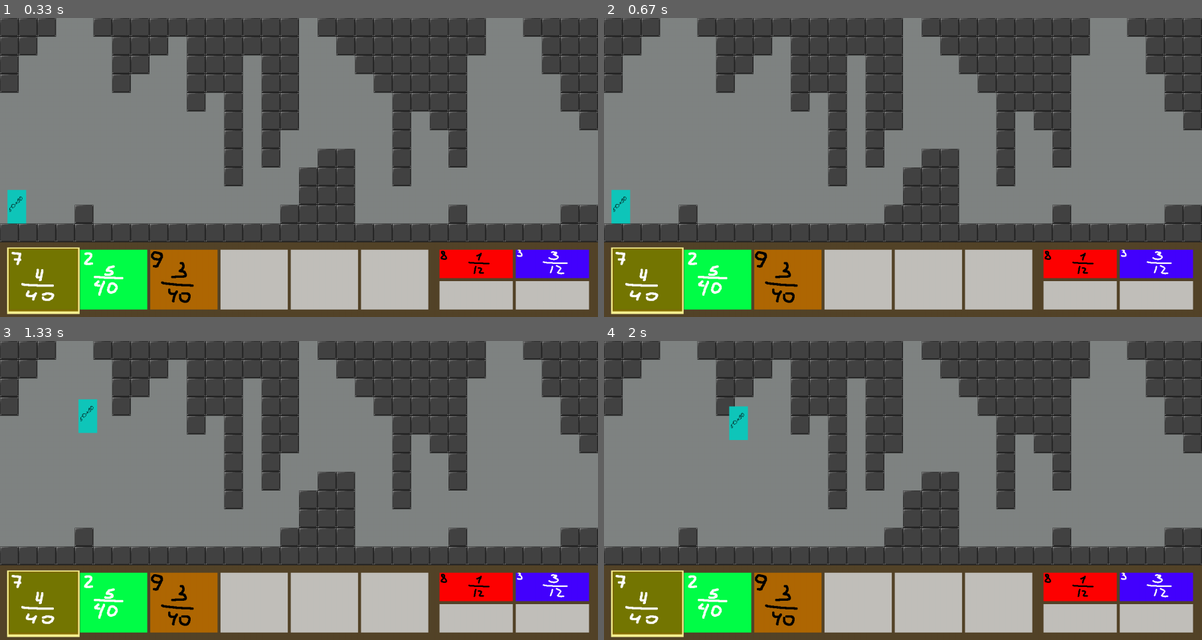
Above: before the commit, frames 1-4 (two rows, left to right).
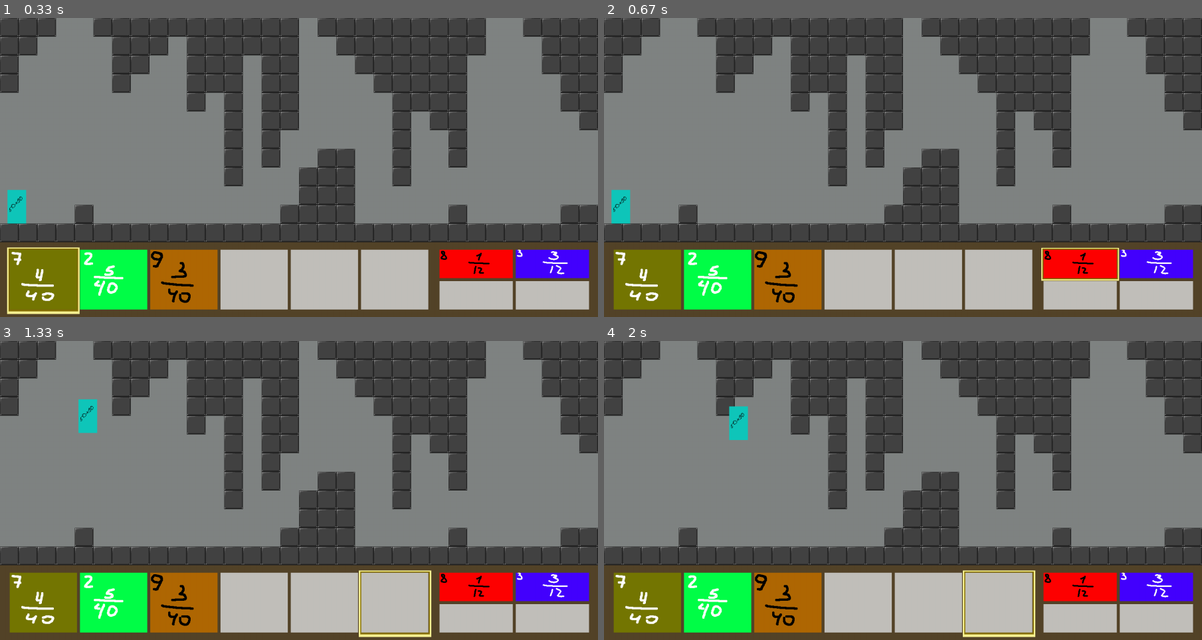
Above: after the commit, the same moments.

Repository: Kristal1ik/PyGame
Game: pygame game, started from Main.py
Same seed, same stepped clock (60 frames per second), same inputs: the game is played once before the commit and once after it.
Inputs:
- Up to frame 1 (0.33 s): no input
- Up to frame 2 (0.67 s): hold Right Ctrl from 0.33 s (still down); hold Right from 0.33 s (still down)
- Up to frame 3 (1.33 s): release Right Ctrl at 0.8 s; release Right at 0.8 s; hold Enter 0.83-1.3 s; hold Right 0.83-1.3 s; hold D 0.83-1.3 s; tap Space at 0.9, 1.2 s
- Up to frame 4 (2 s): tap Right Shift at 1.33 s; hold Right from 1.67 s (still down); hold D from 1.67 s (still down); tap Space at 1.73 s

Frame 1 is identical in both runs. In frame 2, 0.7% of the frame differs, in the area x 1-87%, y 76-100%; in frame 3, 1.0%, in the area x 1-73%, y 76-100%; in frame 4, 1.0%.

Commit message:
Update Arrow_file.py

Diff:
--- a/Arrow_file.py
+++ b/Arrow_file.py
@@ -35,21 +35,22 @@
 
         self.image = self.monster_arrow_image
 
-    def update(self, *args):
+    def update(self):
+        args = pygame.key.get_pressed()
         if self.arrow_poz == "Monst":  # если курсор в зоне карт с монстрами
-            if args and args[0][pygame.K_LEFT]:
+            if args and args[pygame.K_LEFT]:
                 if self.monster_arrow_poz > 1:
                     self.rect.left -= self.monster_move_length
                     self.monster_arrow_poz -= 1
                     # print(self.arrow_poz)
-            if args and args[0][pygame.K_RIGHT]:
+            if args and args[pygame.K_RIGHT]:
                 if self.monster_arrow_poz < self.max_monsters_quantity:
                     self.rect.left += self.monster_move_length
                     self.monster_arrow_poz += 1
                     # print(self.rect.x)
                     # print(self.arrow_poz)
 
-            if args and args[0][pygame.K_RCTRL]:
+            if args and args[pygame.K_RCTRL]:
                 self.image = self.food_arrow_image
 
                 self.rect.x = 1170
@@ -57,7 +58,7 @@
                 self.arrow_poz = "Food"
                 self.food_arrow_poz = 1
 
-            if args and args[0][pygame.K_RETURN]:
+            if args and args[pygame.K_RETURN]:
                 if self.monster_arrow_poz <= self.monster_card_quantity:
                     print('Monster card activated')  # вывод сообщения
 
@@ -68,7 +69,7 @@
                     else:
                         print("You'v not any monsters")  # вывод сообщения
 
-            if args and args[0][pygame.K_RSHIFT]:
+            if args and args[pygame.K_RSHIFT]:
                 if self.caught_food:  # если корм был выбран, монстрика можно покормить выбранным кормом
                     if self.monster_arrow_poz <= self.monster_card_quantity:
                         print('Monster fed')
@@ -81,29 +82,29 @@
 
         # --------------------------FOOD-------------------------
         elif self.arrow_poz == "Food":  # если курсор в зоне карт с кормом
-            if args and args[0][pygame.K_LEFT]:
+            if args and args[pygame.K_LEFT]:
                 if self.food_arrow_poz == 2 or self.food_arrow_poz == 4:
                     self.rect.left -= self.food_move_length_left
                     self.food_arrow_poz -= 1
                     # print(self.food_arrow_poz)
 
-            if args and args[0][pygame.K_RIGHT]:
+            if args and args[pygame.K_RIGHT]:
                 if self.food_arrow_poz == 1 or self.food_arrow_poz == 3:
                     self.rect.left += self.food_move_length_left
                     self.food_arrow_poz += 1
                     # print(self.food_arrow_poz)
 
-            if args and args[0][pygame.K_UP]:
+            if args and args[pygame.K_UP]:
                 if self.food_arrow_poz == 3 or self.food_arrow_poz == 4:
                     self.rect.top -= self.food_move_length_down
                     self.food_arrow_poz -= 2
 
-            if args and args[0][pygame.K_DOWN]:
+            if args and args[pygame.K_DOWN]:
                 if self.food_arrow_poz == 1 or self.food_arrow_poz == 2:
                     self.rect.top += self.food_move_length_down
                     self.food_arrow_poz += 2
 
-            if args and args[0][pygame.K_RCTRL]:
+            if args and args[pygame.K_RCTRL]:
                 self.image = self.monster_arrow_image
 
                 self.rect.x = 20
@@ -111,7 +112,7 @@
                 self.arrow_poz = "Monst"
                 self.monster_arrow_poz = 1
 
-            if args and args[0][pygame.K_RSHIFT]:
+            if args and args[pygame.K_RSHIFT]:
                 if self.food_arrow_poz <= self.food_card_quantity:
                     print('Food was chosen')  # вывод сообщения)
                     self.food_card_quantity -= 1
